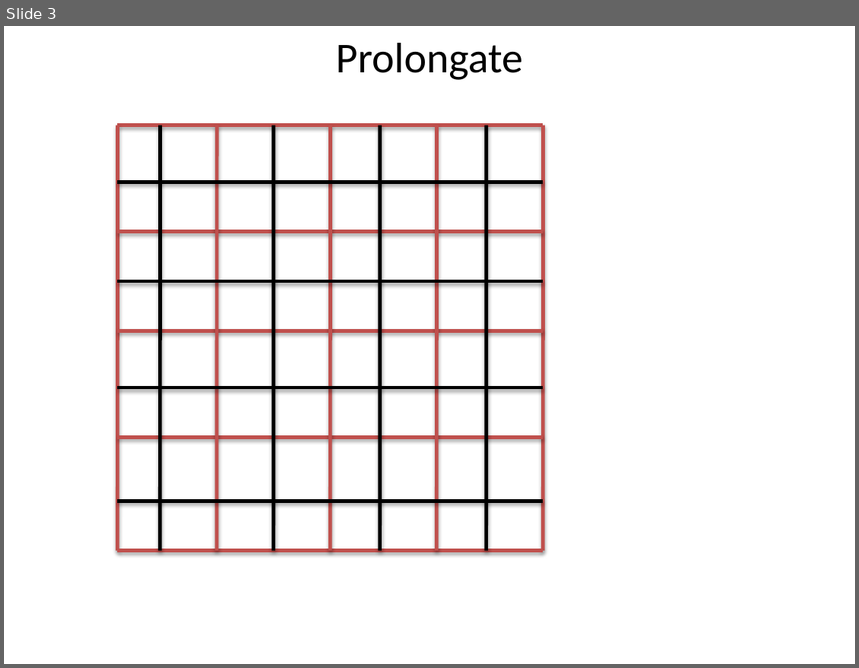
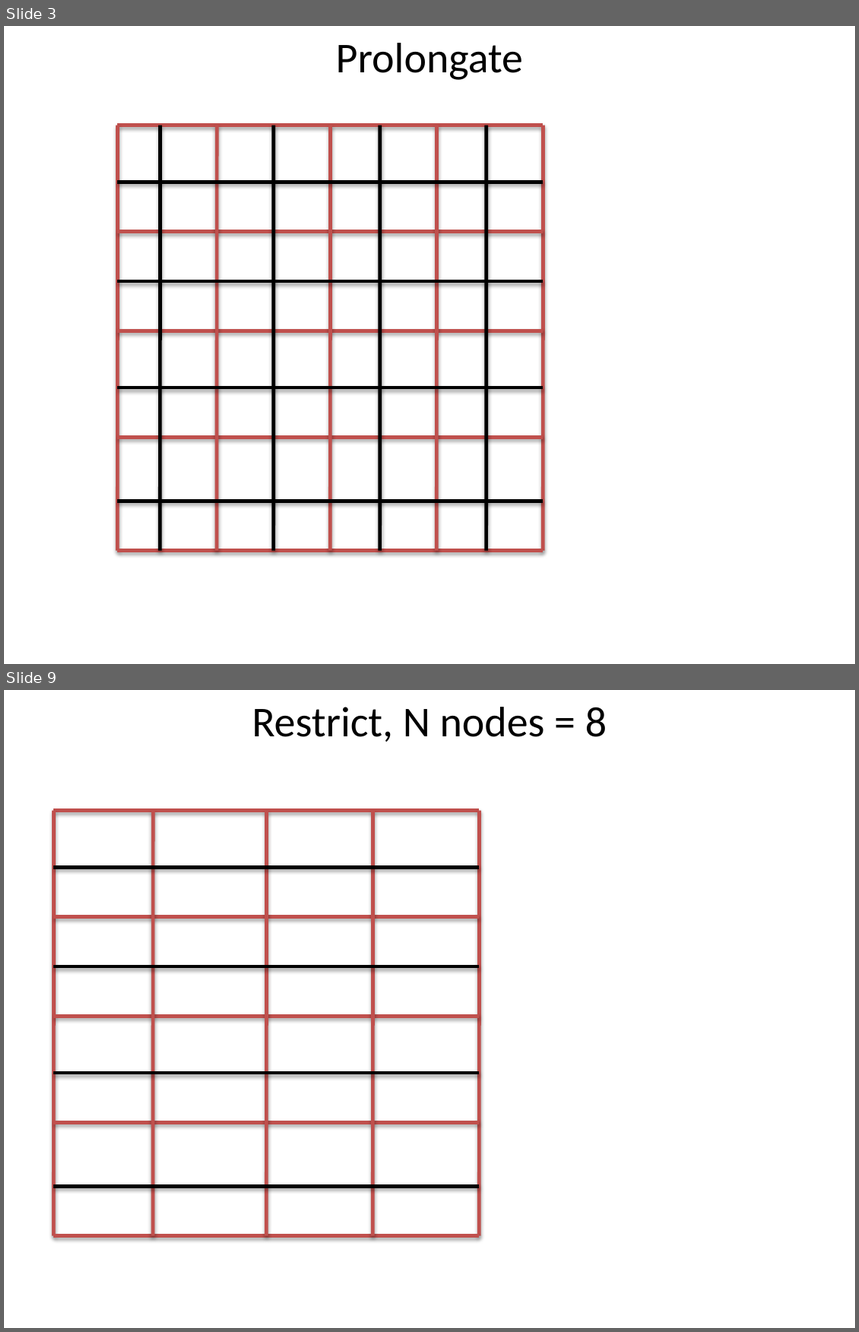
Before and after one commit to charleskawczynski/MOONS, a slide deck: __documentation/Solvers/Poisson Solver/grid.pptx. Shown one above the other, each under a label of ours: slide 3 before the commit, slides 3 and 9 after it; the slides between them are not shown. The pictures are 859x668 and 859x1332 pixels, drawn with LibreOffice and Linux fonts; fonts in the diff are those of the drawing. Boxes give left, top, right and bottom in pixels: in the first picture for what was removed or moved away, otherwise in the second. Text is boxed around its words. In the diff, an @@ line names an element or a change of style, - is before the commit and + after.

Commit message:
Added the coordinates and grid class with restrict routines for MG. 3D ADI has been tested for 3D cosine modes. About to try to remove griddata from all routines inside MHDSolver. Added documentation.

```diff
--- a/__documentation/Solvers/Poisson Solver/grid.pptx
+++ b/__documentation/Solvers/Poisson Solver/grid.pptx
@@ slide 9 added at [4, 690, 855, 1328], background #FFFFFF @@
@@ text added at [252, 707, 607, 742], 36 pt, text #000000 @@
+Restrict, N nodes = 8
@@ group added at [53, 811, 480, 1236]: 14 lines @@
```
Also in this commit, not shown: 3 slides changed, 3 other slides added, 33 other files.
